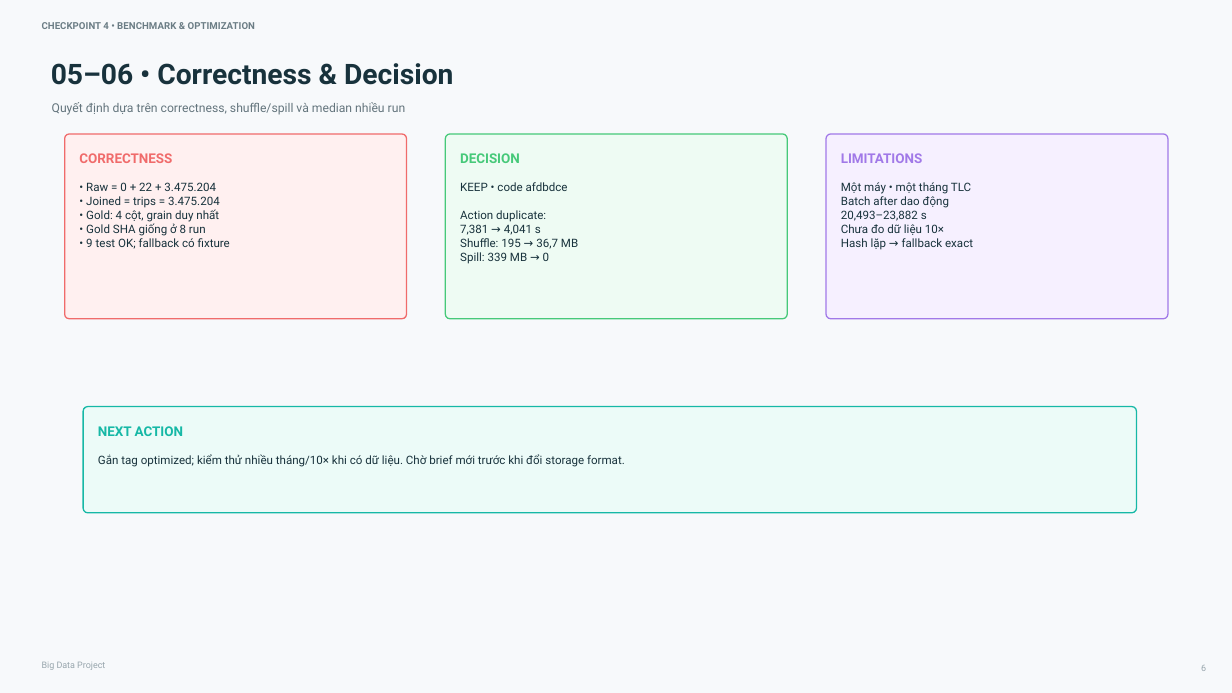
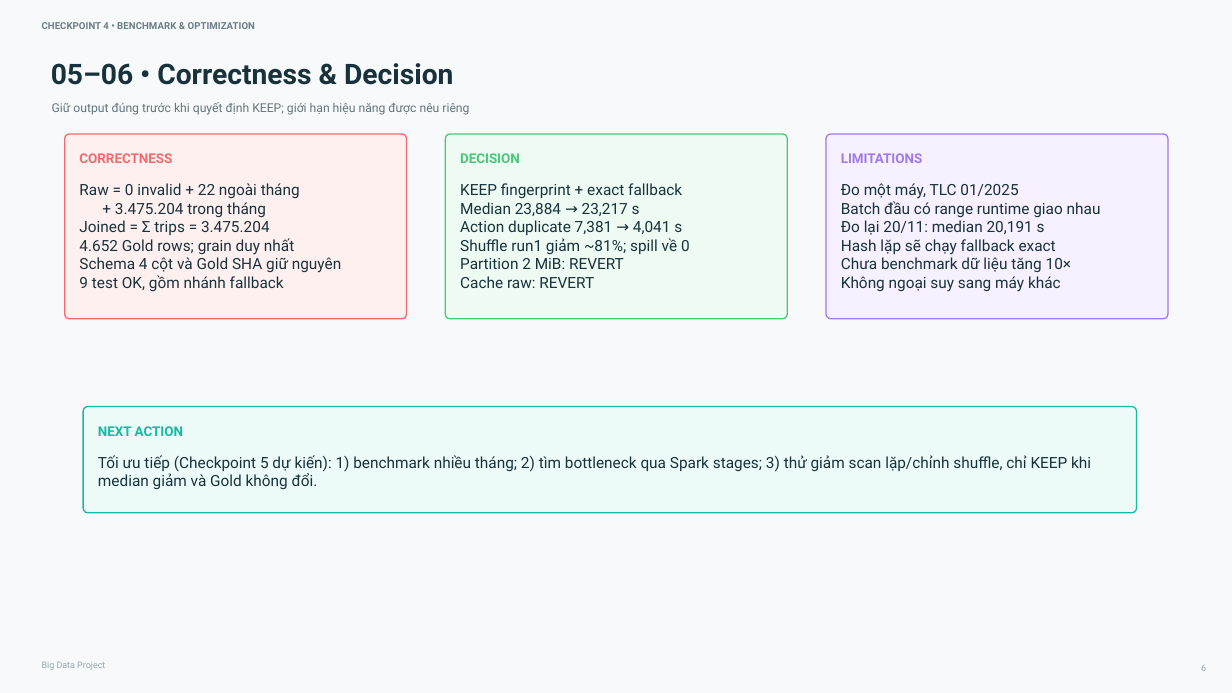
Before and after one commit to luxk-ie/big-data-spark, a slide deck: slide 6 of reports/Checkpoint4_Report.pptx. Drawn at 1232x693 pixels with LibreOffice and Linux fonts; fonts in the diff are those of the drawing. Boxes give left, top, right and bottom in pixels: in the first picture for what was removed or moved away, otherwise in the second. Text is boxed around its words. In the diff, an @@ line names an element or a change of style, - is before the commit and + after.

Commit message:
Publish Checkpoint 4 rerun and presentation

```diff
--- a/reports/Checkpoint4_Report.pptx
+++ b/reports/Checkpoint4_Report.pptx
@@ text at [52,102,469,115]: text changed @@
-Quyết định dựa trên correctness, shuffle/spill và median nhiều run
+Giữ output đúng trước khi quyết định KEEP; giới hạn hiệu năng được nêu riêng
@@ text at [79,183,341,291]: text changed; size 9 to 12 pt @@
-• Raw = 0 + 22 + 3.475.204
-• Joined = trips = 3.475.204
-• Gold: 4 cột, grain duy nhất
-• Gold SHA giống ở 8 run
-• 9 test OK; fallback có fixture
+Raw = 0 invalid + 22 ngoài tháng
++ 3.475.204 trong tháng
+Joined = Σ trips = 3.475.204
+4.652 Gold rows; grain duy nhất
+Schema 4 cột và Gold SHA giữ nguyên
+9 test OK, gồm nhánh fallback
@@ text at [460,183,690,288]: text changed; size 9 to 12 pt @@
-KEEP • code afdbdce
-Action duplicate:
-7,381 → 4,041 s
-Shuffle: 195 → 36,7 MB
-Spill: 339 MB → 0
+KEEP fingerprint + exact fallback
+Median 23,884 → 23,217 s
+Action duplicate 7,381 → 4,041 s
+Shuffle run1 giảm ~81%; spill về 0
+Partition 2 MiB: REVERT
+Cache raw: REVERT
@@ text at [841,183,1101,292]: text changed; size 9 to 12 pt @@
-Một máy • một tháng TLC
-Batch after dao động
-20,493–23,882 s
-Chưa đo dữ liệu 10×
-Hash lặp → fallback exact
+Đo một máy, TLC 01/2025
+Batch đầu có range runtime giao nhau
+Đo lại 20/11: median 20,191 s
+Hash lặp sẽ chạy fallback exact
+Chưa benchmark dữ liệu tăng 10×
+Không ngoại suy sang máy khác
@@ text at [98,455,1091,489]: text changed; size 9 to 12 pt @@
-Gắn tag optimized; kiểm thử nhiều tháng/10× khi có dữ liệu. Chờ brief mới trước khi đổi storage format.
+Tối ưu tiếp (Checkpoint 5 dự kiến): 1) benchmark nhiều tháng; 2) tìm bottleneck qua Spark stages; 3) thử giảm scan lặp/chỉnh shuffle, chỉ KEEP khi median giảm và Gold không đổi.
```
Also in this commit, not shown: 5 other slides changed, 21 other files.
